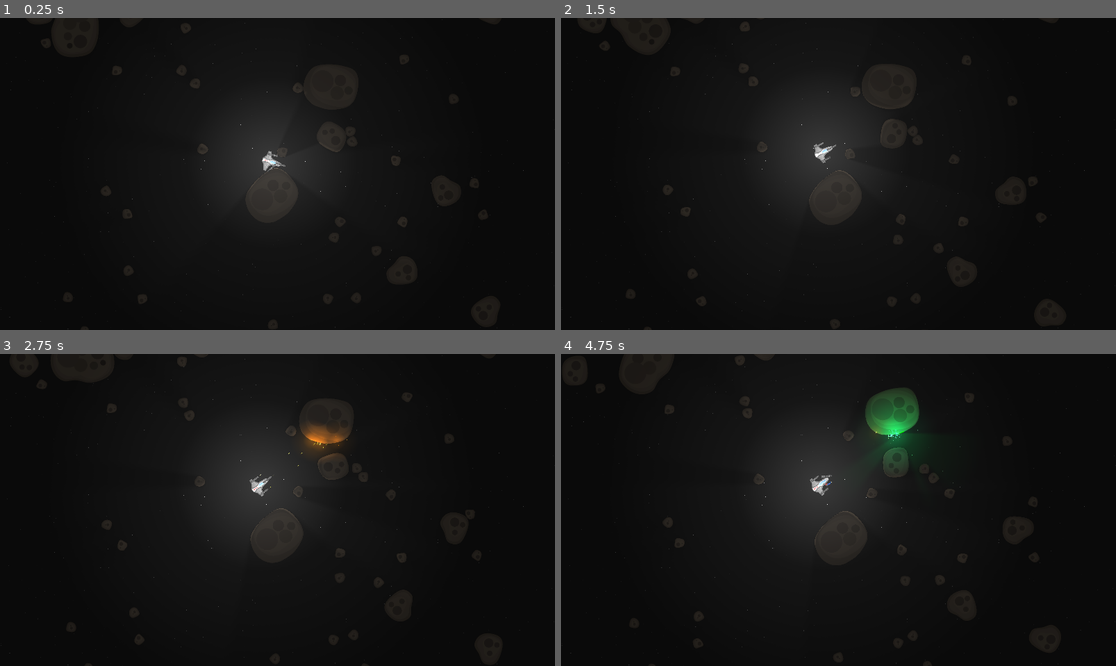
Above: before the commit, frames 1-4 (two rows, left to right).
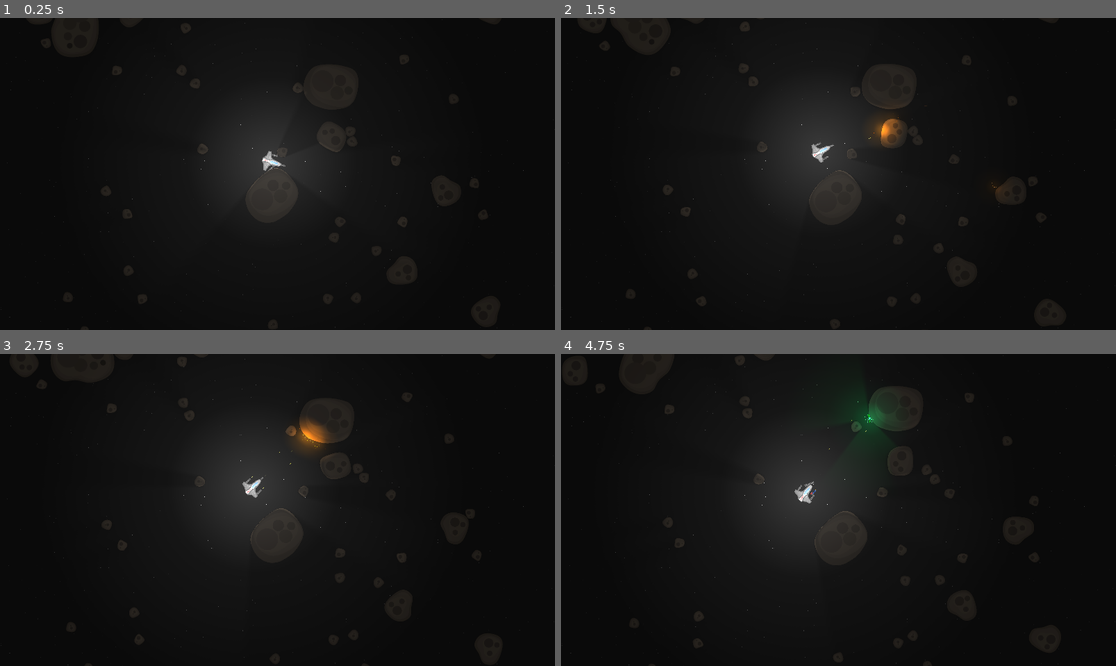
Above: after the commit, the same moments.

Repository: mkormout/graviton
Game: Godot game, scene res://world.tscn
The game is run twice, just before and just after one commit, with the same random seed, the same clock (stepped at 60 frames per second) and the same inputs.
Inputs:
- Up to frame 1 (0.25 s): no input
- Up to frame 2 (1.5 s): hold W 0.53-1.28 s; hold Q 0.53-1.28 s; tap Space at 0.77, 1.07 s; tap E at 0.8, 1.35 s
- Up to frame 3 (2.75 s): tap Space at 1.52, 1.55, 1.82 s; hold W from 2.03 s (still down); hold Space from 2.03 s (still down); tap Q at 2.3 s
- Up to frame 4 (4.75 s): release Space at 2.78 s; tap Q at 2.85, 4.55 s; tap Space at 3.02, 3.32, 3.77, 3.8, 4.07, 4.52 s; tap E at 3.05 s; release W at 3.53 s; hold E 3.53-4.28 s; tap 1 at 4.35 s

The runs differ from the first frame. In frame 1, less than 0.1% of the frame differs, in the area x 48-51%, y 43-50%; in frame 2, 0.5%; in frame 3, 0.7%; in frame 4, 2.0%, in the area x 33-72%, y 11-80%.

Commit message:
weapon tweaks

Diff:
--- /dev/null
+++ b/components/fixed-joint-2d.gd
@@ -0,0 +1,41 @@
+class_name FixedJoint2D
+extends PinJoint2D
+
+var rotation_fix = 0
+
+# Connect both bodies to the joint, save the relative rotation, and
+# connect signals to disconnect the joint if either body is deleted
+func connect_bodies(body1 : PhysicsBody2D, body2 : PhysicsBody2D):
+	node_a = body1.get_path()
+	node_b = body2.get_path()
+
+	# This rotation fix is used in physics_process to keep the
+	# rotation of the parent fixed relative to another body as it rotates
+	var angle_to_body = (global_position - body2.global_position).angle()
+	rotation_fix = get_parent().global_rotation - angle_to_body
+
+	# The game will crash if connected nodes are removed from the scene
+	body1.connect("tree_exiting", disconnect_joint)
+	body2.connect("tree_exiting", disconnect_joint)
+
+
+func _physics_process(_delta):
+	# All of the standard physics joints allow free rotation around the joint
+	# connection. Godot 3.2 doesn't have the concept of a "fixed joint"
+	# but there is a proposal.
+	#
+	# This fixes the rotation of the parent object relative to the rotation
+	# of the connected object. This makes the pinjoint work like the two objects
+	# are welded together -- a Fixed Joint.
+	if node_b:
+		var object : PhysicsBody2D = get_node(node_b)
+		if object:
+			var angle_to_body = (global_position - object.global_position).angle()
+			get_parent().set_deferred("rotation", angle_to_body + rotation_fix)
+		else:
+			node_b = ''
+
+
+func disconnect_joint():
+	node_a = ''
+	node_b = ''
--- a/components/mount-point.gd
+++ b/components/mount-point.gd
@@ -6,7 +6,6 @@
 
 var joint1: Joint2D
 var joint2: Joint2D
-var doing: bool = false
 
 func _ready():
 	joint1 = PinJoint2D.new()
@@ -32,6 +31,7 @@
 	body2.rotation = body1.rotation
 
 	connection = other
+	other.connection = self
 
 	connection.connect("tree_exiting", _connection_tree_exiting)
 
@@ -51,22 +51,20 @@
 
 	connection = null
 
-func do_body(action: String):
-	var body = get_parent() as MountableBody
-	body.do(action, "")
+func get_body_self() -> MountableBody:
+	return get_parent() as MountableBody
 
-func do(action: String):
-	if doing:
+func get_body_opposite() -> MountableBody:
+	return connection.get_parent() as MountableBody if connection else null
+
+func do(sender: MountableBody, action: String, meta = null):
+	if sender == get_body_self() and connection:
+		connection.do(sender, action, meta)
 		return
 
-	doing = true
-
-	if connection:
-		connection.do(action)
-	else:
-		do_body(action)
-
-	doing = false
+	if sender == get_body_opposite():
+		get_body_self().do(sender, action, "", meta)
+		return
 
 func _connection_tree_exiting():
 	unplug()
--- a/components/mountable-body.gd
+++ b/components/mountable-body.gd
@@ -7,10 +7,19 @@
 
 	mount1.plug(mount2)
 
-func do(action: String, where: String):
-	var mount = get_mount(where)
-	if mount:
-		mount.do(action)
+func do(sender: MountableBody, action: String, where: String, meta = null):
+	if not sender:
+		sender = self
+
+	if action == "recoil":
+		var vector = -Vector2.from_angle(sender.rotation) * meta
+		var place = sender.position / 100
+		apply_impulse(vector, place)
+
+	if sender == self:
+		var mount = get_mount(where)
+		if mount:
+			mount.do(sender, action, meta)
 
 func get_mounts():
 	return find_children("*", "MountPoint")
--- a/components/mountable-weapon.gd
+++ b/components/mountable-weapon.gd
@@ -6,6 +6,7 @@
 @export var rate: float
 @export var velocity: float
 @export var spread: float
+@export var recoil: float
 @export var sound: AudioStreamPlayer2D
 
 var shot_timer: Timer
@@ -19,7 +20,7 @@
 func can_shoot() -> bool:
 	return shot_timer.is_stopped()
 
-func do(action: String, _where: String):
+func do(sender: Node2D, action: String, _where: String, _meta = null):
 	if action == "fire":
 		fire()
 
@@ -36,4 +37,7 @@
 		if sound:
 			sound.play()
 		shot_timer.start(rate)
+
+		var mount = get_mount("")
+		mount.do(self, "recoil", recoil)
 	pass
--- a/prefabs/asteroid-death.tscn
+++ b/prefabs/asteroid-death.tscn
@@ -52,7 +52,7 @@
 [node name="AudioStreamPlayer2D" type="AudioStreamPlayer2D" parent="."]
 stream = ExtResource("2_itdx0")
 autoplay = true
-max_distance = 10000.0
+max_distance = 20000.0
 max_polyphony = 10
 
 [node name="PointLight2D" type="PointLight2D" parent="."]
--- a/prefabs/gausscannon/gausscannon.tscn
+++ b/prefabs/gausscannon/gausscannon.tscn
@@ -6,16 +6,37 @@
 [ext_resource type="AudioStream" uid="uid://bbri5doimels0" path="res://sounds/gausscannon.mp3" id="4_33d08"]
 [ext_resource type="Script" path="res://components/mount-point.gd" id="5_sjve5"]
 
+[sub_resource type="Gradient" id="Gradient_3hseg"]
+colors = PackedColorArray(10, 0, 0, 0.498, 1, 1, 1, 0)
+
+[sub_resource type="FastNoiseLite" id="FastNoiseLite_k8745"]
+frequency = 1.0
+
+[sub_resource type="NoiseTexture2D" id="NoiseTexture2D_ntq75"]
+width = 10000
+height = 10
+seamless = true
+noise = SubResource("FastNoiseLite_k8745")
+
 [sub_resource type="RectangleShape2D" id="RectangleShape2D_mhy0m"]
 size = Vector2(151, 463)
 
 [node name="Gausscannon" type="RigidBody2D" node_paths=PackedStringArray("barrel", "sound")]
+z_index = -1
 script = ExtResource("1_iml48")
 ammo = ExtResource("2_i52xv")
 barrel = NodePath("Barrel")
 rate = 0.5
 velocity = 40000.0
+recoil = 500000.0
 sound = NodePath("AudioStreamPlayer2D")
+
+[node name="Line2D" type="Line2D" parent="."]
+points = PackedVector2Array(0, 0, 10000, 0)
+closed = true
+gradient = SubResource("Gradient_3hseg")
+texture = SubResource("NoiseTexture2D_ntq75")
+texture_mode = 2
 
 [node name="Sprite2D" type="Sprite2D" parent="."]
 rotation = 1.5708
--- a/prefabs/laser/laser.tscn
+++ b/prefabs/laser/laser.tscn
@@ -10,12 +10,13 @@
 size = Vector2(112, 237)
 
 [node name="Laser" type="RigidBody2D" node_paths=PackedStringArray("barrel", "sound")]
-z_index = 1
+z_index = -1
 script = ExtResource("1_e5n1t")
 ammo = ExtResource("2_nvrsh")
 barrel = NodePath("Barrel")
 rate = 0.2
 velocity = 20000.0
+recoil = 1.0
 sound = NodePath("AudioStreamPlayer2D")
 
 [node name="Sprite2D" type="Sprite2D" parent="."]
--- a/prefabs/minigun/minigun.tscn
+++ b/prefabs/minigun/minigun.tscn
@@ -10,13 +10,14 @@
 size = Vector2(70, 346)
 
 [node name="Minigun" type="RigidBody2D" node_paths=PackedStringArray("barrel", "sound")]
-z_index = 1
+z_index = -1
 script = ExtResource("1_f25lk")
 ammo = ExtResource("2_72a78")
 barrel = NodePath("Barrel")
 rate = 0.05
 velocity = 15000.0
 spread = 0.01
+recoil = 20000.0
 sound = NodePath("AudioStreamPlayer2D")
 
 [node name="Sprite2D" type="Sprite2D" parent="."]
--- a/prefabs/ship-bfg-23/propeller-left.tres
+++ b/prefabs/ship-bfg-23/propeller-left.tres
@@ -4,5 +4,5 @@
 
 [resource]
 script = ExtResource("1_mg1i7")
-thrust = 1000000
+thrust = 700000
 vector = Vector2(2.08165e-12, 1)
--- a/prefabs/ship-bfg-23/propeller-right.tres
+++ b/prefabs/ship-bfg-23/propeller-right.tres
@@ -4,5 +4,5 @@
 
 [resource]
 script = ExtResource("1_8u7m3")
-thrust = 1000000
+thrust = 700000
 vector = Vector2(2.08165e-12, -1)
--- a/world.gd
+++ b/world.gd
@@ -48,9 +48,15 @@
 # Called every frame. 'delta' is the elapsed time since the previous frame.
 func _process(_delta):
 	if Input.is_key_pressed(KEY_SPACE):
-		ship.do("fire", "")
-		ship.do("fire", "left")
-		ship.do("fire", "right")
+		ship.do(null, "fire", "")
+		ship.do(null, "fire", "left")
+		ship.do(null, "fire", "right")
+	if Input.is_key_pressed(KEY_Q):
+		ship.do(null, "fire", "left")
+	if Input.is_key_pressed(KEY_W):
+		ship.do(null, "fire", "")
+	if Input.is_key_pressed(KEY_E):
+		ship.do(null, "fire", "right")
 	pass
 
 func _input(_ev):
Not shown: 1 places in prefabs/gausscannon/gausscannon.tscn that only renumber resources
